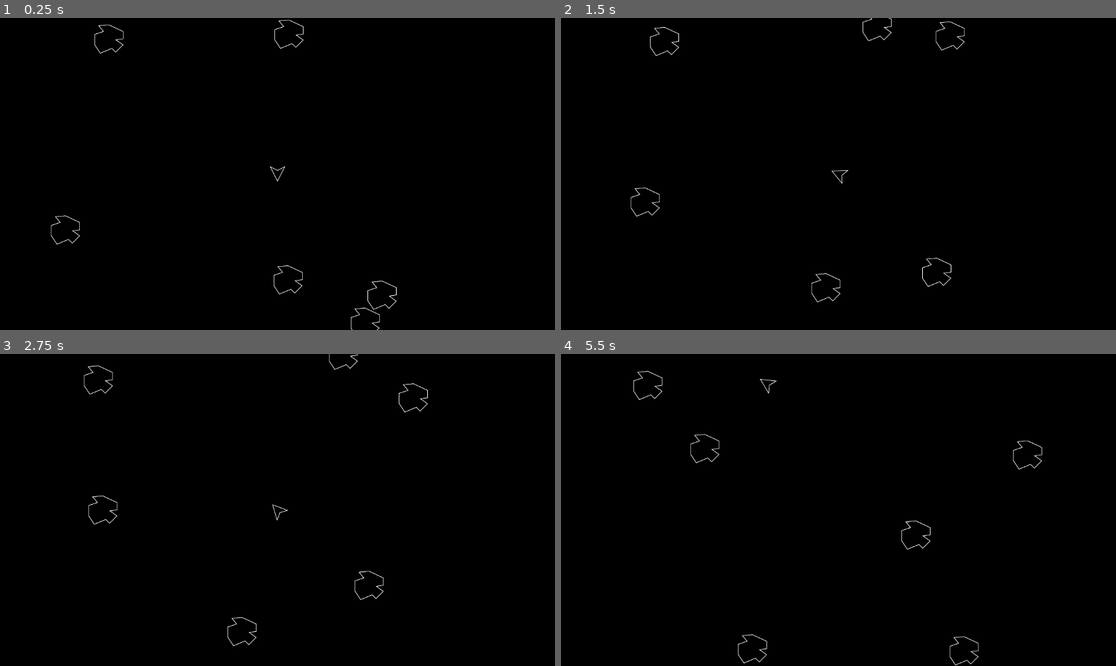
Above: before the commit, frames 1-4 (two rows, left to right).
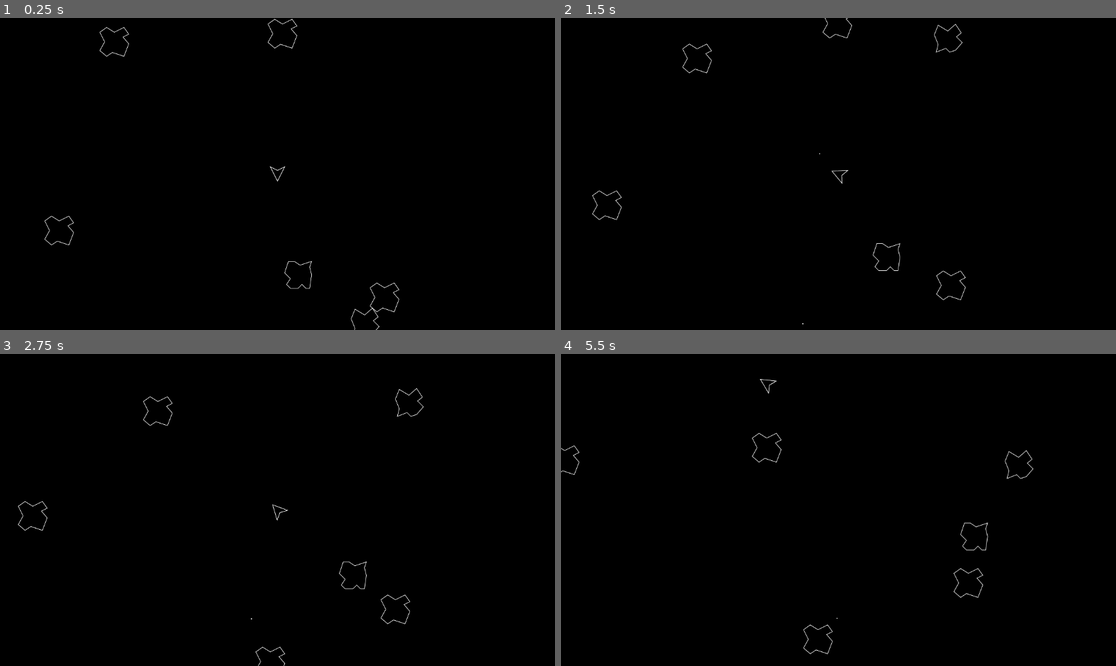
Above: after the commit, the same moments.

Repository: Aym00ane/3-Asteroids
Game: Godot game, scene res://Scenes/main.tscn
Same seed, same stepped clock (60 frames per second), same inputs: the game is played once before the commit and once after it.
Inputs:
- Up to frame 1 (0.25 s): no input
- Up to frame 2 (1.5 s): hold D (rotate_right) 0.53-1.28 s; tap Space (shoot) at 0.6, 1.35 s; hold A (rotate_left) from 1.28 s (still down)
- Up to frame 3 (2.75 s): release A (rotate_left) at 2.03 s; hold D (rotate_right) from 2.03 s (still down); tap Space (shoot) at 2.1 s
- Up to frame 4 (5.5 s): release D (rotate_right) at 2.78 s; hold W (forward) 2.78-3.53 s; tap Space (shoot) every 0.75 s from 2.85 to 5.1 s; hold A (rotate_left) from 3.53 s (still down)

The runs differ from the first frame. In frame 1, 0.8% of the frame differs, in the area x 8-72%, y 0-100%; in frame 2, 0.8%; in frame 3, 0.8%; in frame 4, 0.9%, in the area x 0-87%, y 5-100%.

Commit message:
explosions and player shooting

Diff:
--- a/Scenes/asteroid.tscn
+++ b/Scenes/asteroid.tscn
@@ -1,13 +1,16 @@
-[gd_scene load_steps=5 format=3 uid="uid://mqnfu31x0jr2"]
+[gd_scene load_steps=6 format=3 uid="uid://mqnfu31x0jr2"]
 
 [ext_resource type="Script" path="res://Scripts/asteroid.gd" id="1_dwlr6"]
 [ext_resource type="Texture2D" uid="uid://b1bhjfm1u7v6r" path="res://Assets/Asteroid_01.png" id="2_f48gg"]
 [ext_resource type="PackedScene" uid="uid://bqq8gub8oap0c" path="res://Scenes/screen_bound_movement.tscn" id="3_l42li"]
+[ext_resource type="PackedScene" uid="uid://dfc3fyk4gqcss" path="res://Scenes/explosion_particles.tscn" id="4_3a146"]
 
 [sub_resource type="CircleShape2D" id="CircleShape2D_qv6vl"]
 radius = 64.0
 
 [node name="Asteroid" type="Area2D"]
+collision_layer = 4
+collision_mask = 27
 script = ExtResource("1_dwlr6")
 
 [node name="Sprite2D" type="Sprite2D" parent="."]
@@ -18,3 +21,8 @@
 
 [node name="ScreenBoundMovement" parent="." node_paths=PackedStringArray("node") instance=ExtResource("3_l42li")]
 node = NodePath("..")
+
+[node name="ExplosionParticles" parent="." instance=ExtResource("4_3a146")]
+
+[connection signal="area_entered" from="." to="." method="_on_area_entered"]
+[connection signal="body_entered" from="." to="." method="_on_body_entered"]
--- a/Scenes/asteroid_spawner.tscn
+++ b/Scenes/asteroid_spawner.tscn
@@ -6,3 +6,4 @@
 [node name="AsteroidsSpawner" type="Node"]
 script = ExtResource("1_o5o6u")
 asteroid_scene = ExtResource("2_qb054")
+count = 6
--- /dev/null
+++ b/Scenes/bullet.tscn
@@ -0,0 +1,22 @@
+[gd_scene load_steps=4 format=3 uid="uid://cnvadwr6rlhqo"]
+
+[ext_resource type="Texture2D" uid="uid://bhtvio67yrepy" path="res://Assets/Square.png" id="1_thfsi"]
+[ext_resource type="Script" path="res://Scripts/bullet.gd" id="1_w0l7i"]
+
+[sub_resource type="RectangleShape2D" id="RectangleShape2D_ke1hb"]
+size = Vector2(4, 4)
+
+[node name="Bullet" type="Area2D"]
+collision_layer = 2
+collision_mask = 12
+script = ExtResource("1_w0l7i")
+
+[node name="Sprite2D" type="Sprite2D" parent="."]
+texture = ExtResource("1_thfsi")
+
+[node name="CollisionShape2D" type="CollisionShape2D" parent="."]
+shape = SubResource("RectangleShape2D_ke1hb")
+
+[node name="VisibleOnScreenNotifier2D" type="VisibleOnScreenNotifier2D" parent="."]
+
+[connection signal="screen_exited" from="VisibleOnScreenNotifier2D" to="." method="_on_visible_on_screen_notifier_2d_screen_exited"]
--- /dev/null
+++ b/Scenes/explosion_particles.tscn
@@ -0,0 +1,21 @@
+[gd_scene load_steps=2 format=3 uid="uid://dfc3fyk4gqcss"]
+
+[ext_resource type="Script" path="res://Scripts/explosion_particles.gd" id="1_ma8es"]
+
+[node name="ExplosionParticles" type="CPUParticles2D"]
+emitting = false
+amount = 10
+lifetime = 6.0
+one_shot = true
+explosiveness = 1.0
+spread = 180.0
+gravity = Vector2(2.08165e-12, 2.08165e-12)
+initial_velocity_min = 128.0
+initial_velocity_max = 223.0
+angle_max = 180.0
+scale_amount_min = 3.0
+scale_amount_max = 3.0
+script = ExtResource("1_ma8es")
+
+[node name="Timer" type="Timer" parent="."]
+one_shot = true
--- a/Scenes/player.tscn
+++ b/Scenes/player.tscn
@@ -1,10 +1,13 @@
-[gd_scene load_steps=4 format=3 uid="uid://dkuwogui5ihxl"]
+[gd_scene load_steps=6 format=3 uid="uid://dkuwogui5ihxl"]
 
 [ext_resource type="Texture2D" uid="uid://cjt2q6tugvog4" path="res://Assets/Player.png" id="1_k0th1"]
 [ext_resource type="Script" path="res://Scripts/player.gd" id="1_wwstr"]
 [ext_resource type="PackedScene" uid="uid://bqq8gub8oap0c" path="res://Scenes/screen_bound_movement.tscn" id="3_y43e7"]
+[ext_resource type="Script" path="res://Scripts/ShootingPoint.gd" id="4_3btt2"]
+[ext_resource type="PackedScene" uid="uid://cnvadwr6rlhqo" path="res://Scenes/bullet.tscn" id="5_43cty"]
 
 [node name="Player" type="CharacterBody2D"]
+collision_mask = 16
 script = ExtResource("1_wwstr")
 
 [node name="Sprite2D" type="Sprite2D" parent="."]
@@ -17,3 +20,8 @@
 
 [node name="ScreenBoundMovement" parent="." node_paths=PackedStringArray("node") instance=ExtResource("3_y43e7")]
 node = NodePath("..")
+
+[node name="ShootingPoint" type="Marker2D" parent="."]
+position = Vector2(2.08165e-12, 32)
+script = ExtResource("4_3btt2")
+bullet_scene = ExtResource("5_43cty")
--- /dev/null
+++ b/Scripts/ShootingPoint.gd
@@ -0,0 +1,14 @@
+extends Marker2D
+
+
+@export var bullet_scene: PackedScene
+
+
+func _process(_delta):
+	if Input.is_action_just_pressed("shoot"):
+		var bullet = bullet_scene.instantiate() as Bullet
+		get_tree().root.add_child(bullet)
+
+		var shot_direction = Vector2(0,1).rotated(get_parent().rotation)
+		bullet.position = global_position
+		bullet.direction = shot_direction
--- a/Scripts/asteroid.gd
+++ b/Scripts/asteroid.gd
@@ -2,16 +2,35 @@
 
 class_name Asteroid
 
+signal on_asteroid_destruction(size : AsteroidSize, position :Vector2)
+
 @export var speed = 100
+@export var speed_increment_factor = .5
+@onready var sprite = $Sprite2D
+@onready var explosion_particles = $ExplosionParticles
+
+const utils = preload("res://Scripts/utils.gd")
 
 var image_array = ["res://Assets/Asteroid_01.png",
 				   "res://Assets/Asteroid_02.png",
 				   "res://Assets/Asteroid_03.png",
 				   "res://Assets/Asteroid_04.png"]
 
+
+var size = utils.AsteroidSize.BIG
+
 var direction: Vector2
 
 func _ready():
+	var scaleValue = 1 / (size + 1.0)
+	scale = Vector2(scaleValue,scaleValue)
+
+	var random_index = randi() % image_array.size()
+	var random_image = load(image_array[random_index])
+	sprite.texture = random_image
+
+	speed = speed + speed * size * speed_increment_factor
+
 	var x = randf_range(-1,1)
 	var y = randf_range(-1,1)
 
@@ -19,3 +38,25 @@
 
 func _process(delta):
 	position += direction * speed * delta
+
+
+func _on_body_entered(body):
+	if body is Player:
+		body.queue_free()
+		on_destroy()
+
+func emit_explosion():
+	explosion_particles.emitting = true
+	explosion_particles.reparent(get_tree().root)
+
+func on_destroy():
+	emit_explosion()
+	queue_free()
+	var new_asteroid_size = size + 1
+	on_asteroid_destruction.emit(new_asteroid_size, global_position)
+
+
+func _on_area_entered(area):
+	if area is Bullet:
+		area.queue_free()
+		on_destroy()
--- a/Scripts/asteroid_spawner.gd
+++ b/Scripts/asteroid_spawner.gd
@@ -3,11 +3,13 @@
 
 @export var asteroid_scene: PackedScene
 
-@export var count = 6
+@export var count = 10
+
+const utils = preload("res://Scripts/utils.gd")
 func _ready():
-	for i in range(6):
+	for i in range(count):
 		var random_spawn_position = get_random_position()
-		spawn_asteroid(random_spawn_position)
+		spawn_asteroid(utils.AsteroidSize.BIG , random_spawn_position)
 
 
 
@@ -29,7 +31,14 @@
 	var y = randf_range(bounds.top, bounds.bottom)
 	return Vector2(x,y)
 
-func spawn_asteroid(random_spawn_position):
+func spawn_asteroid(size : utils.AsteroidSize , random_spawn_position : Vector2):
 	var asteroid = asteroid_scene.instantiate() as Asteroid
 	get_tree().root.add_child.call_deferred(asteroid)
 	asteroid.global_position = random_spawn_position
+	asteroid.size = size
+	asteroid.on_asteroid_destruction.connect(asteroid_destroyed)
+
+func asteroid_destroyed(size : int, position :Vector2):
+	if size <= 2:
+		spawn_asteroid(size,position)
+		spawn_asteroid(size,position)
--- /dev/null
+++ b/Scripts/bullet.gd
@@ -0,0 +1,14 @@
+extends Area2D
+
+class_name Bullet
+
+var bullet_speed = 700
+var direction: Vector2
+
+
+func _process(delta):
+	position += direction * bullet_speed * delta
+
+
+func _on_visible_on_screen_notifier_2d_screen_exited():
+	queue_free()
--- /dev/null
+++ b/Scripts/explosion_particles.gd
@@ -0,0 +1,14 @@
+extends CPUParticles2D
+
+@onready var timer = $Timer
+
+
+func _ready():
+	timer.wait_time = lifetime
+	timer.timeout.connect(queue_free)
+
+
+
+func _process(_delta):
+	if emitting && timer.is_stopped():
+		timer.start()
--- /dev/null
+++ b/Scripts/utils.gd
@@ -0,0 +1,3 @@
+class_name AsteroidSize
+
+enum AsteroidSize{BIG , MEDIUM, SMALL}
--- a/project.godot
+++ b/project.godot
@@ -38,6 +38,14 @@
 ]
 }
 
+[layer_names]
+
+2d_physics/layer_1="player"
+2d_physics/layer_2="bullet"
+2d_physics/layer_3="asteroid"
+2d_physics/layer_4="UFO"
+2d_physics/layer_5="UFO_bullet"
+
 [rendering]
 
 environment/defaults/default_clear_color=Color(0, 0, 0, 1)
